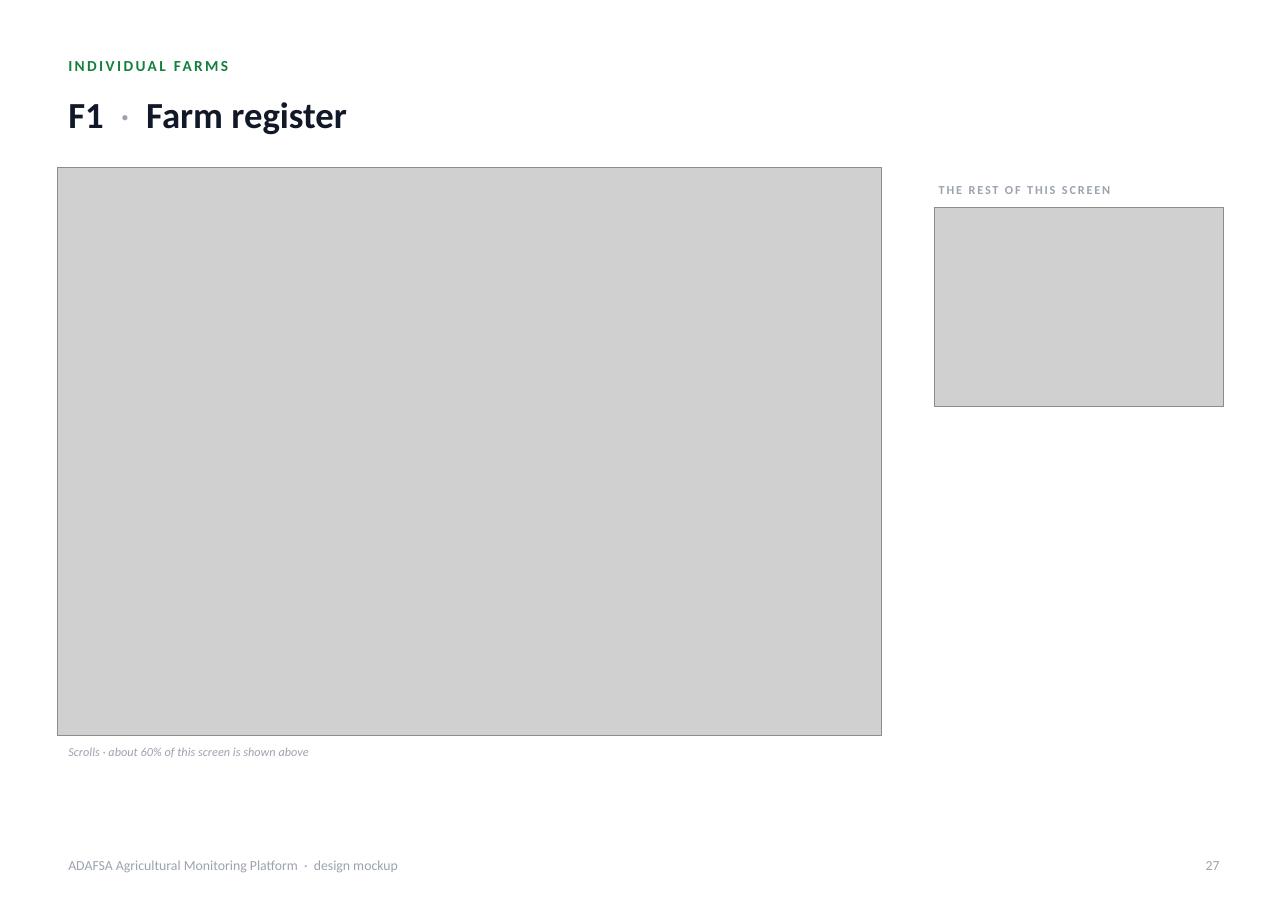
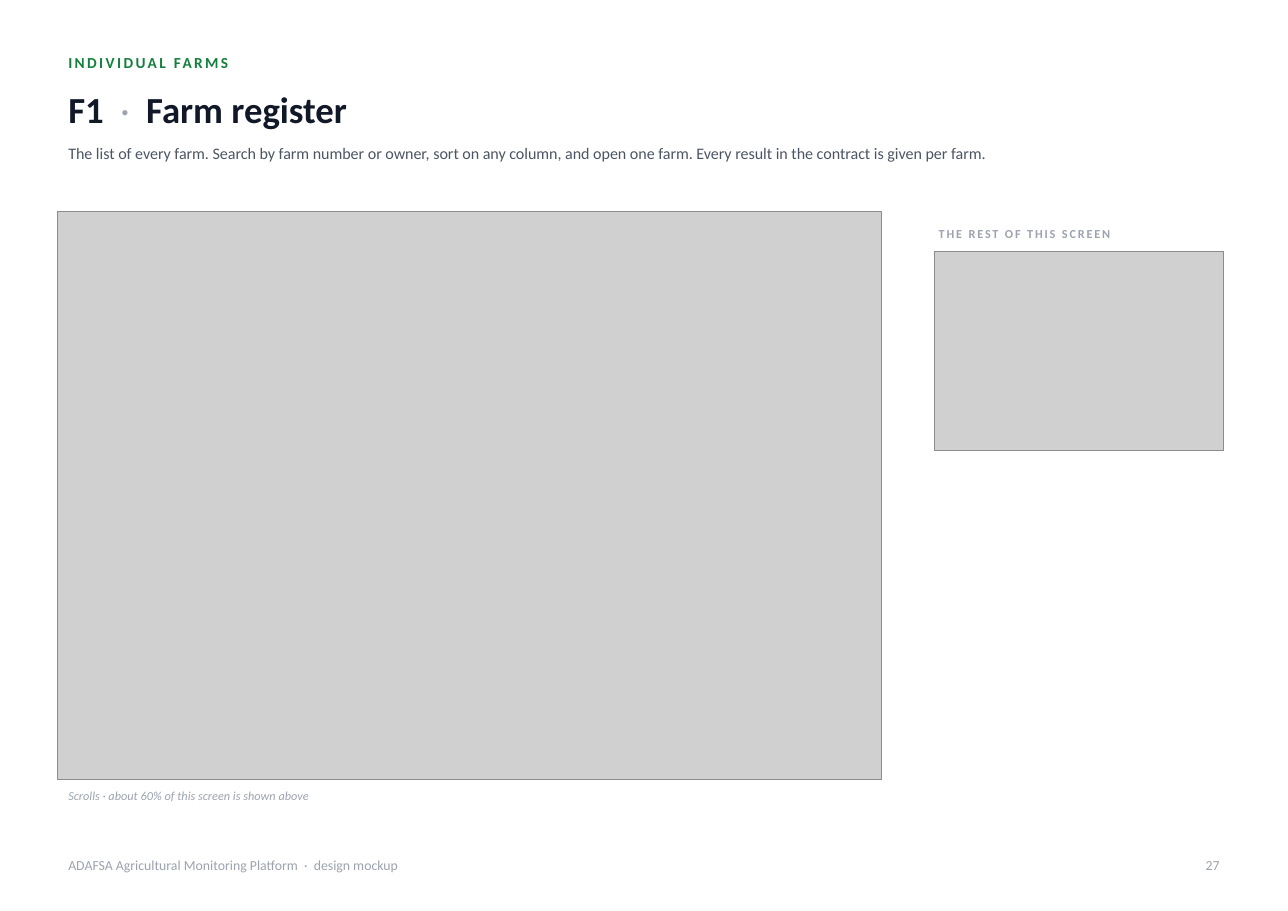
Before and after one commit to romainbigare/adafsa-mockup, a slide deck: slide 27 of docs/ADAFSA_Platform_Screens.pptx. Drawn at 1288x911 pixels with LibreOffice and Linux fonts; fonts in the diff are those of the drawing; grey boxes stand for pictures. Boxes give left, top, right and bottom in pixels: in the first picture for what was removed or moved away, otherwise in the second. Text is boxed around its words. In the diff, an @@ line names an element or a change of style, - is before the commit and + after.

```diff
--- a/docs/ADAFSA_Platform_Screens.pptx
+++ b/docs/ADAFSA_Platform_Screens.pptx
@@ text "F1 · Farm register": place and size @@
-text "F1 · Farm register" at (68, 102, 347, 135)
+text "F1 · Farm register" at (68, 97, 347, 130)
@@ text added at (68, 148, 986, 162), 10.5 pt, text #4B5563 @@
+The list of every farm. Search by farm number or owner, sort on any column, and open one farm. Every result in the contract is given per farm.
@@ 2 pictures, 2 texts: place and size @@
-2 pictures, 2 texts at (57, 167, 1223, 757)
+2 pictures, 2 texts at (57, 212, 1223, 801)
```
Also in this commit, not shown: 19 other slides changed, 3 other files.
